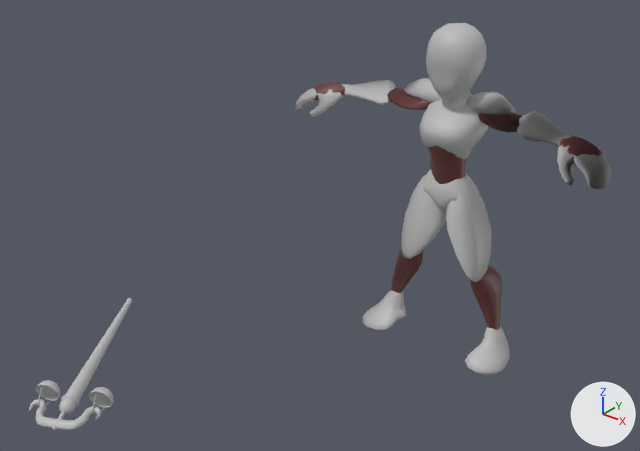
A saved change to the FBX model Assets/Animation/CharacterAnimations/HorsemanFamine_Animation_Death.fbx.
One viewpoint serves both versions: a 50 mm camera at (2.13, -3.74, 2.74) aimed at (-0.38, -0.61, 0.8). Arrows for +X, +Y and +Z are at lower right; the lights stay in place. Where no turn or scale is listed for an object, it has been applied to the vertices.

Names of what the first picture shows: 'Anim_Animation_RigWeapon_2__1_:Cane', 'base_mesh'.
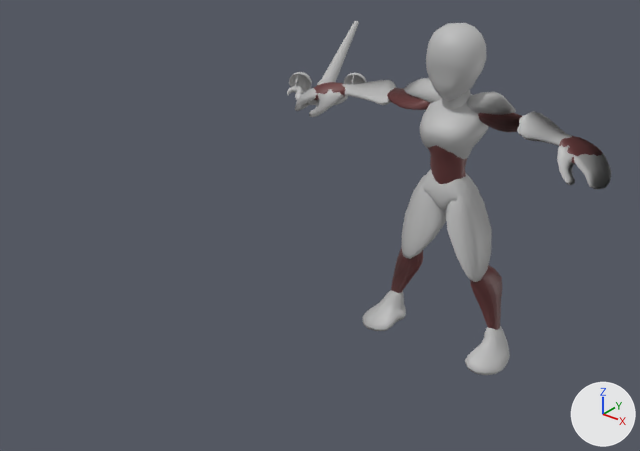
Location of each change, [x1, y1, x2, y2] in pixels of the pictures (640 x 451 px):
'Anim_Animation_RigWeapon_2__1_:Cane', moved: before [29, 298, 132, 430]; after [287, 21, 366, 106]

Edits to the bpy script that builds the scene:
```text
Change me_mesh:
    where me_mesh.from_pydata(...)  # 3090 vertices, 6088 faces; spans x -0.88..0.88, y -0.25..0.13, z -0.01..1.77
    used by ob_base_mesh; location = (0.0, 0.0, 0.0)
    me_mesh part 1: its shading normals changed
Change ob_anim_animation_rigweapon_2__1__cane:
    ob_anim_animation_rigweapon_2__1__cane.location: (-0.755, -0.148, 1.252) -> (-0.334, 1.456, 2.641)
```
